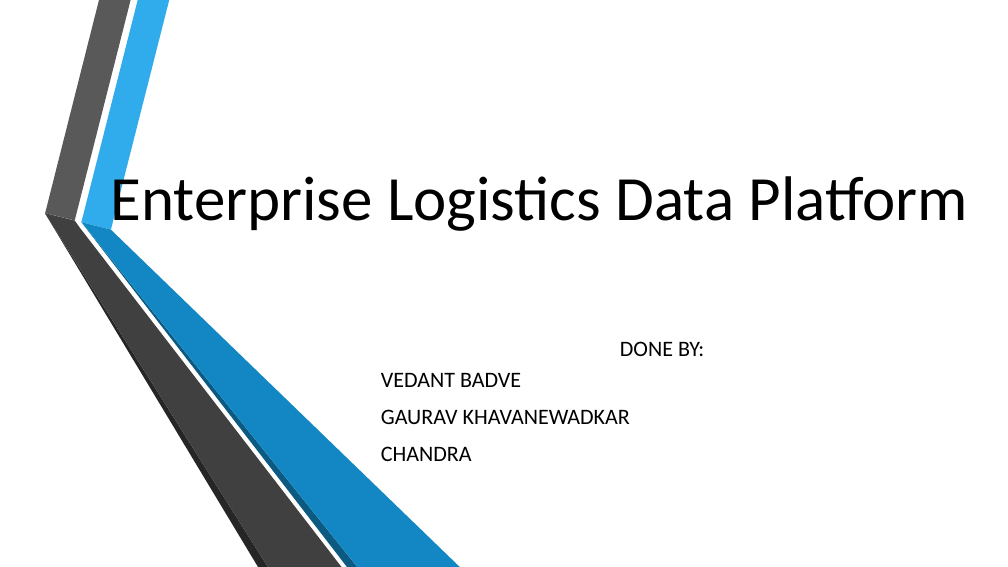
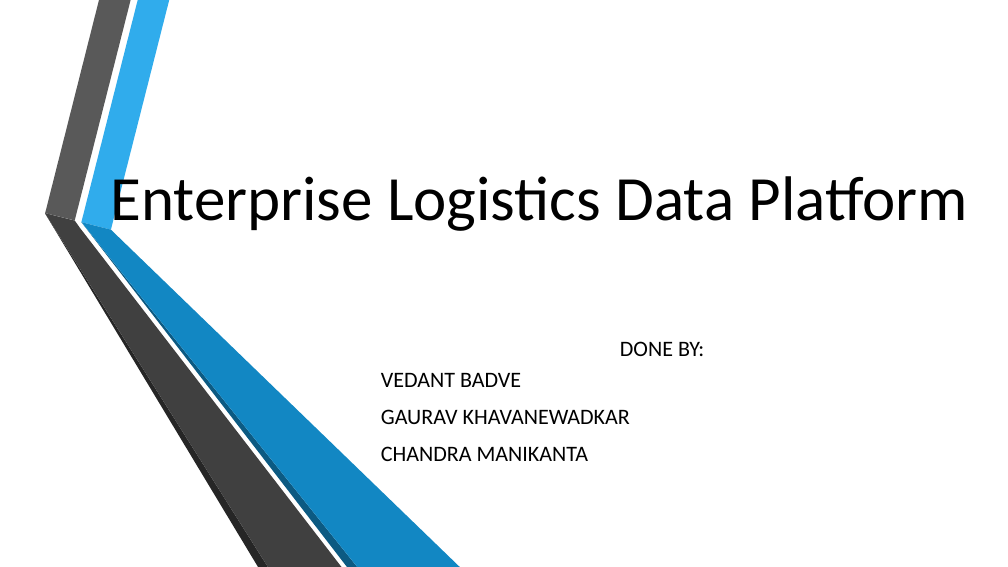
Before and after one commit to gauravlk0309/abc-logistics-data-platform, a slide deck: slide 1 of docs/final.pptx. Drawn at 1008x567 pixels with LibreOffice and Linux fonts; fonts in the diff are those of the drawing; background and template pictures are left out. Boxes give left, top, right and bottom in pixels: in the first picture for what was removed or moved away, otherwise in the second. Text is boxed around its words. In the diff, an @@ line names an element or a change of style, - is before the commit and + after.

```diff
--- a/docs/final.pptx
+++ b/docs/final.pptx
@@ subtitle at (381,446,589,461): text changed @@
-CHANDRA
+CHANDRA MANIKANTA
```
Also in this commit, not shown: 1 other slide changed.
